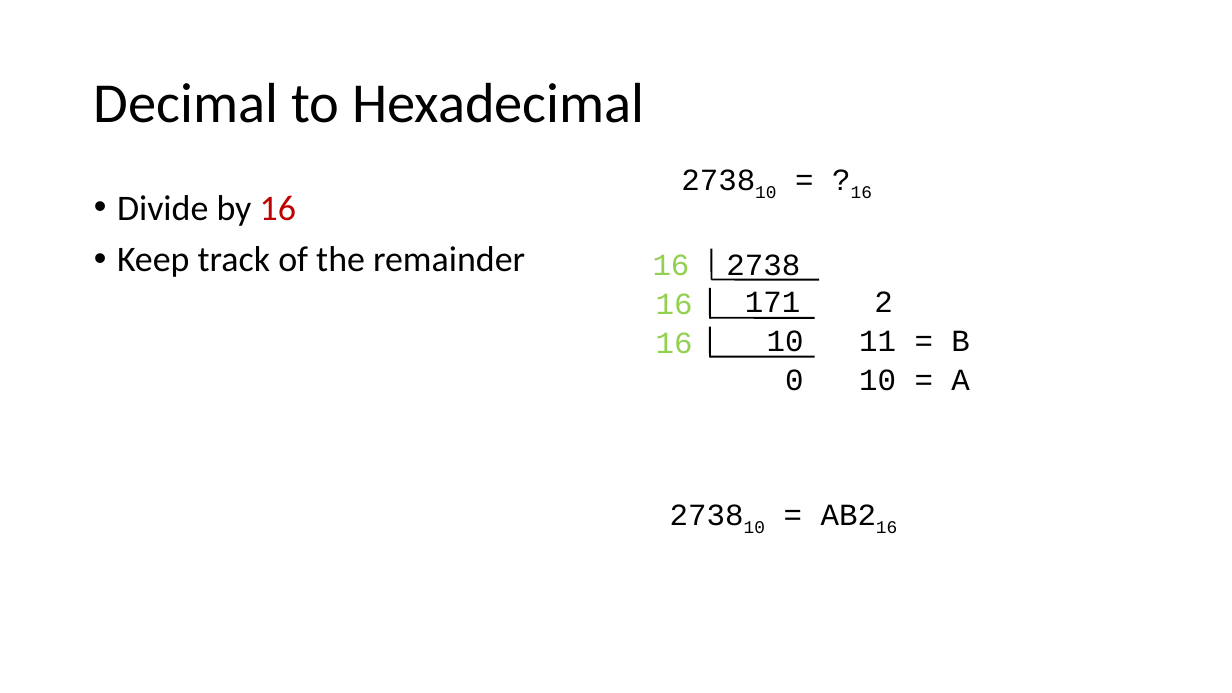
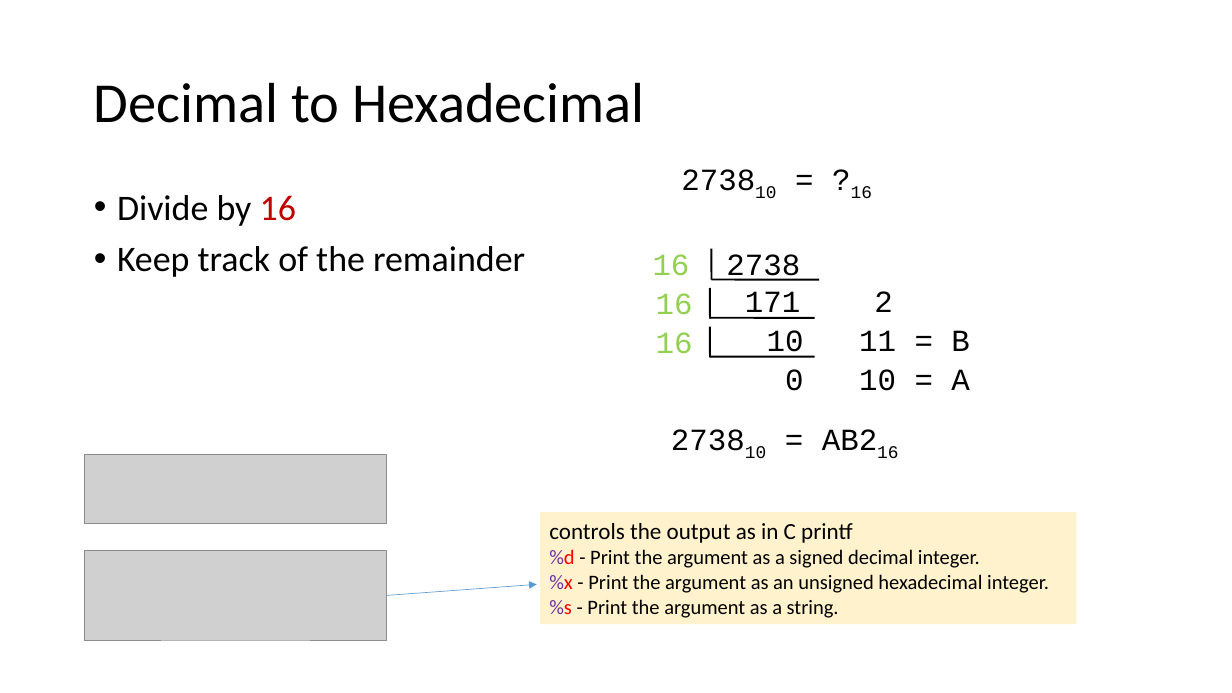
Before and after one commit to frankwxu/digital-forensics-lab, a slide deck: slide 9 of Basic_Computer_Skills_for_Forensics/0_Number_Systems.pptx. Drawn at 1232x693 pixels with LibreOffice and Linux fonts; fonts in the diff are those of the drawing; grey boxes stand for pictures; background and template pictures are left out. Boxes give left, top, right and bottom in pixels: in the first picture for what was removed or moved away, otherwise in the second. Text is boxed around its words. In the diff, an @@ line names an element or a change of style, - is before the commit and + after.

```diff
--- a/Basic_Computer_Skills_for_Forensics/0_Number_Systems.pptx
+++ b/Basic_Computer_Skills_for_Forensics/0_Number_Systems.pptx
@@ text "273810 = AB216": place and size @@
-text "273810 = AB216" at bbox=[638, 491, 931, 537]
+text "273810 = AB216" at bbox=[639, 415, 932, 461]
@@ picture added at bbox=[85, 455, 387, 524] @@
@@ rectangle added at bbox=[541, 512, 1077, 624], fill #FFF2CC, 16 pt, text #000000 @@
+controls the output as in C printf
+%d - Print the argument as a signed decimal integer.
+%x - Print the argument as an unsigned hexadecimal integer.
+%s - Print the argument as a string.
@@ picture added at bbox=[85, 551, 387, 640] @@
@@ arrow added from (387, 595) to (537, 584), #5B9BD5 0.5 pt @@
```
Also in this commit, not shown: 7 other slides changed, 6 slides added, 8 other files.
